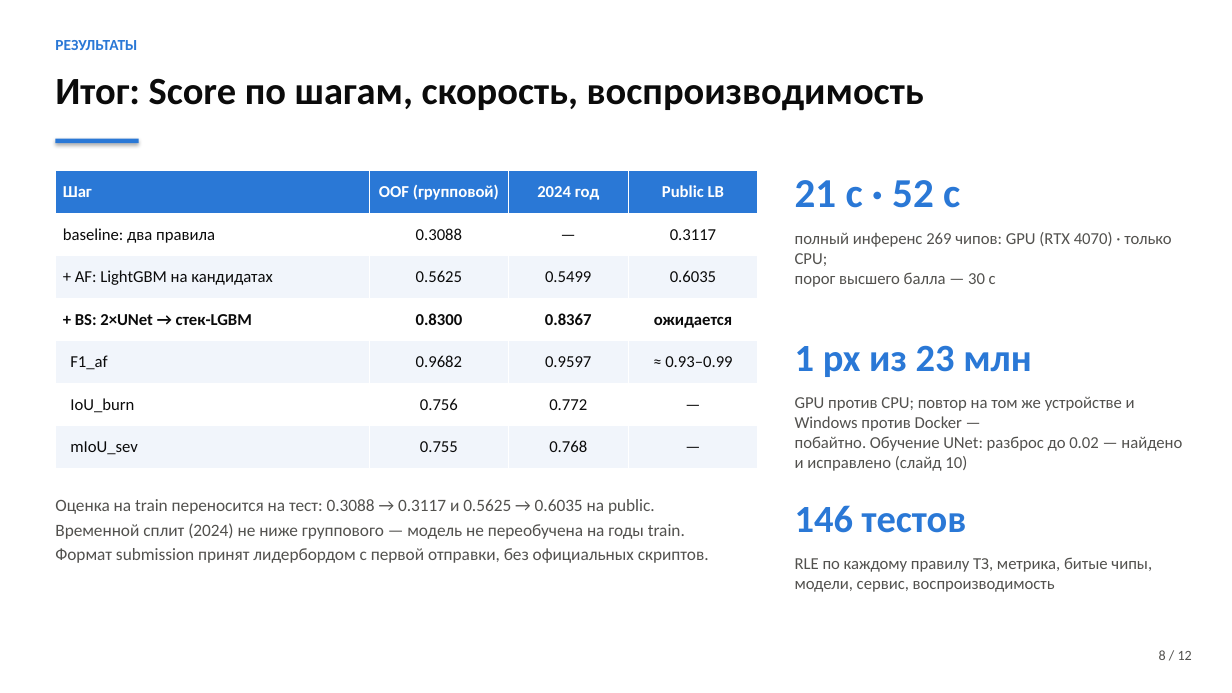
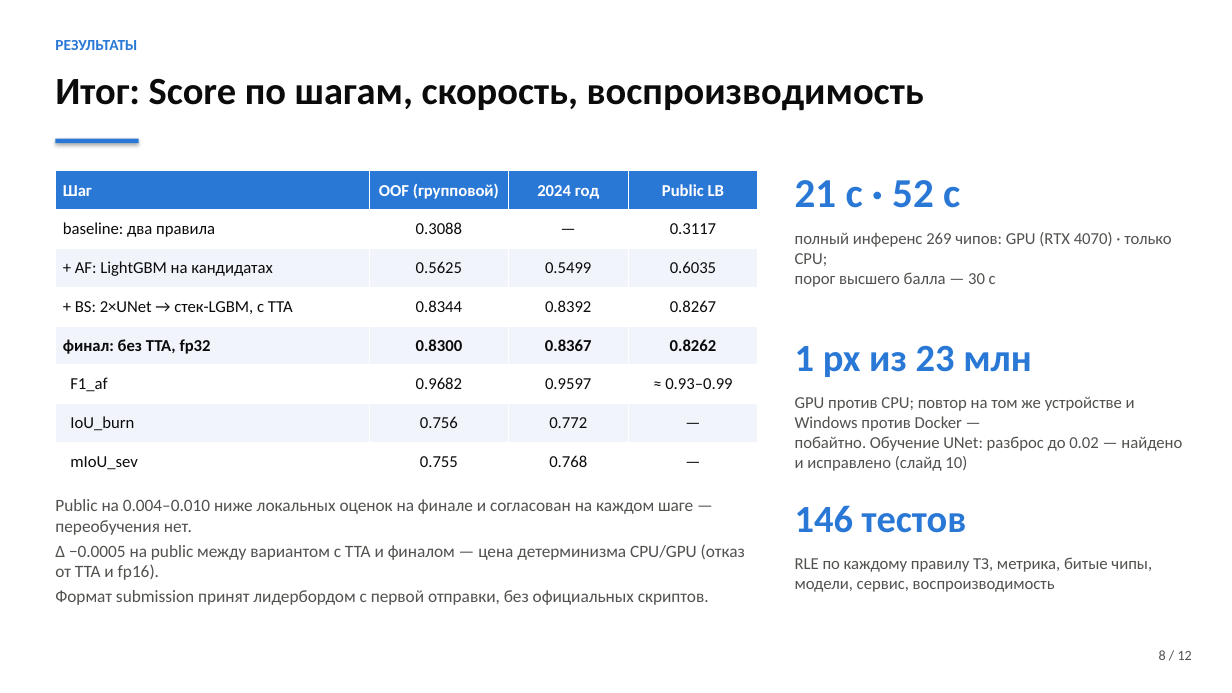
Before and after one commit to shttrkk/kosmowinsamarkand, a slide deck: slide 8 of presentation/deck.pptx. Drawn at 1232x693 pixels with LibreOffice and Linux fonts; fonts in the diff are those of the drawing. Boxes give left, top, right and bottom in pixels: in the first picture for what was removed or moved away, otherwise in the second. Text is boxed around its words. In the diff, an @@ line names an element or a change of style, - is before the commit and + after.

Commit message:
report: public scores v3/v4

```diff
--- a/presentation/deck.pptx
+++ b/presentation/deck.pptx
@@ table at (55, 171, 758, 482) @@
-row 4: + BS: 2×UNet → стек-LGBM | 0.8300 | 0.8367 | ожидается
+row 4: + BS: 2×UNet → стек-LGBM, с TTA | 0.8344 | 0.8392 | 0.8267
+row 5: финал: без TTA, fp32 | 0.8300 | 0.8367 | 0.8262
@@ text at (55, 499, 745, 580): text changed @@
-Оценка на train переносится на тест: 0.3088 → 0.3117 и 0.5625 → 0.6035 на public.
-Временной сплит (2024) не ниже группового — модель не переобучена на годы train.
+Public на 0.004–0.010 ниже локальных оценок на финале и согласован на каждом шаге — переобучения нет.
+Δ −0.0005 на public между вариантом с TTA и финалом — цена детерминизма CPU/GPU (отказ от TTA и fp16).
```
Also in this commit, not shown: 1 other slide changed, 13 other files.
